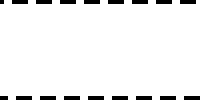
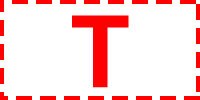
Layered file, before and after one edit (200 × 100). Changes by layer:
added layer "T" above "Rectangle 2" over [72, 15, 129, 88]
added layer "Rectangle 2" above "Rectangle 1" over [0, 0, 200, 100]
hid "Rectangle 1" over [0, 0, 200, 100]
